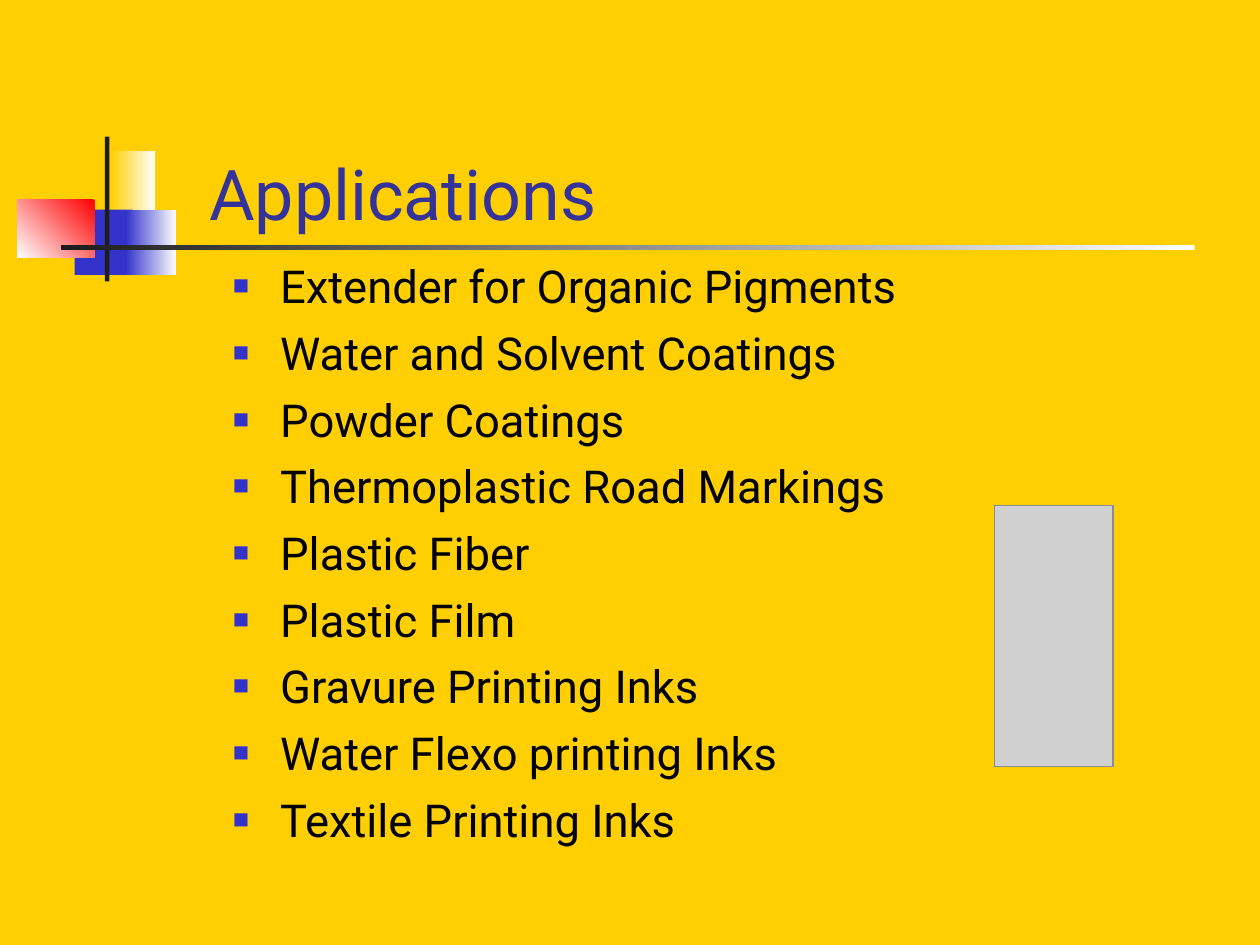
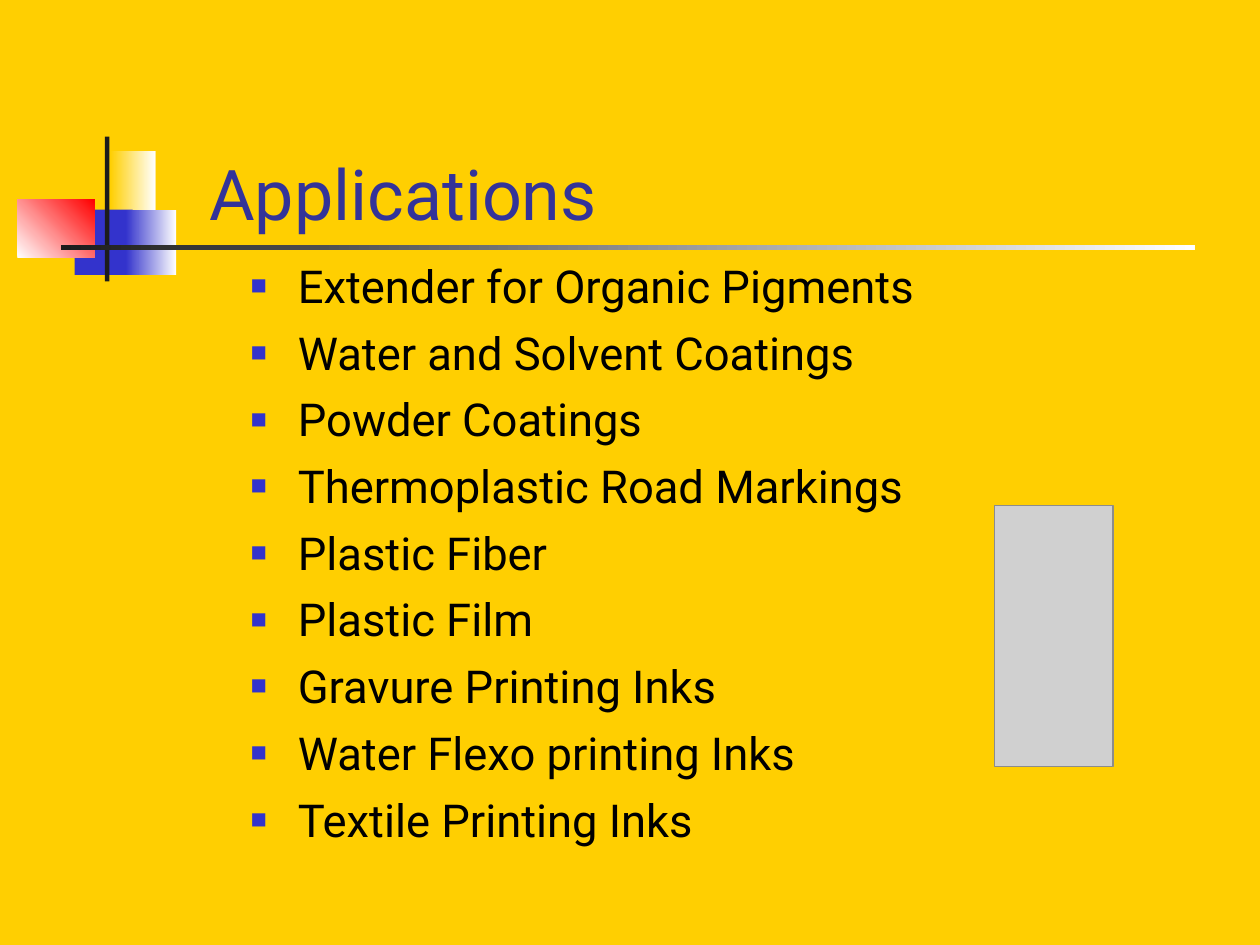
Before and after one commit to sirrice/safepigment, a slide deck: slide 6 of docs/safeyellowic.ppt (slide 8 before the commit). Drawn at 1260x945 pixels with LibreOffice and Linux fonts; fonts in the diff are those of the drawing; grey boxes stand for pictures. Boxes give left, top, right and bottom in pixels: in the first picture for what was removed or moved away, otherwise in the second. Text is boxed around its words. In the diff, an @@ line names an element or a change of style, - is before the commit and + after.

```diff
--- a/docs/safeyellowic.ppt
+++ b/docs/safeyellowic.ppt
@@ text "Extender for Organic Pigments": place and size @@
-text "Extender for Organic Pigments" at [280,268,896,847]
+text "Extender for Organic Pigments" at [298,268,913,847]
```
Also in this commit, not shown: 7 other slides changed, 1 slide added, 2 slides removed.
